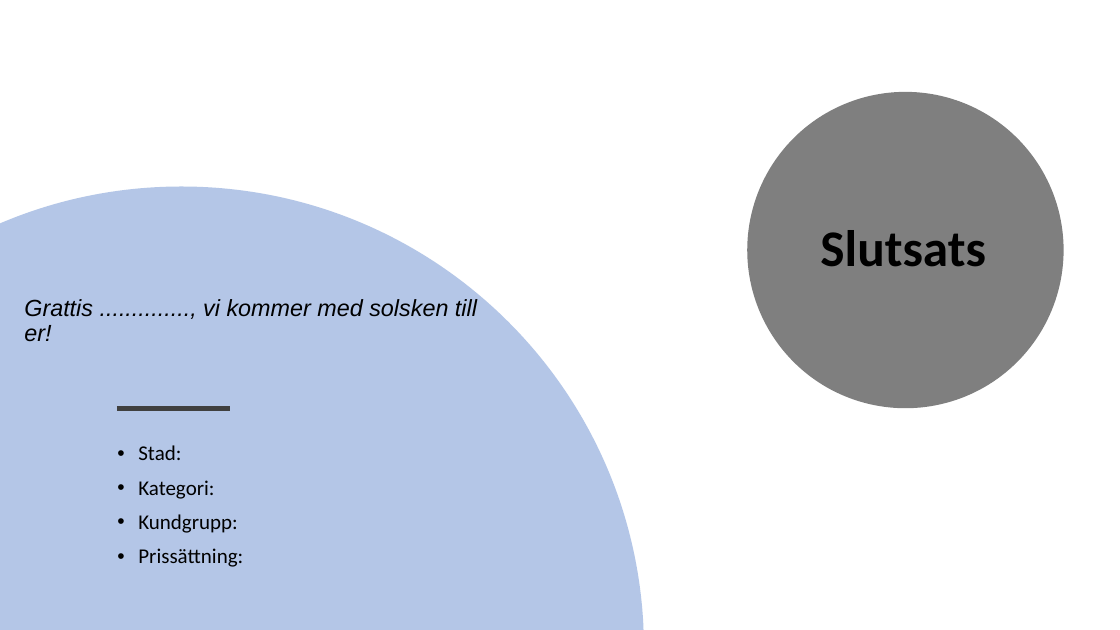
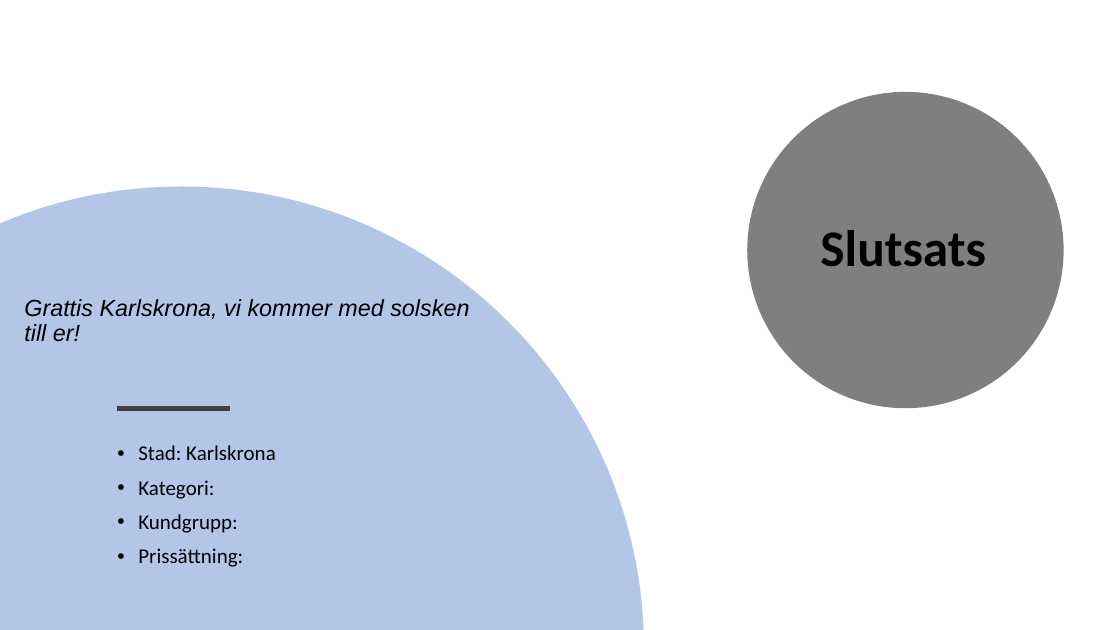
Before and after one commit to sobo1801/UnicornCo, a slide deck: slide 9 of Unicorn Co.pptx (slide 8 before the commit). Drawn at 1120x630 pixels with LibreOffice and Linux fonts; fonts in the diff are those of the drawing. Boxes give left, top, right and bottom in pixels: in the first picture for what was removed or moved away, otherwise in the second. Text is boxed around its words. In the diff, an @@ line names an element or a change of style, - is before the commit and + after.

```diff
--- a/Unicorn Co.pptx
+++ b/Unicorn Co.pptx
@@ text at [24,299,469,342]: text changed @@
-Grattis .............., vi kommer med solsken till er!
+Grattis Karlskrona, vi kommer med solsken till er!
@@ text at [138,445,276,460]: text changed @@
-• Stad:
+• Stad: Karlskrona
```
Also in this commit, not shown: 1 slide added, 5 other files.
